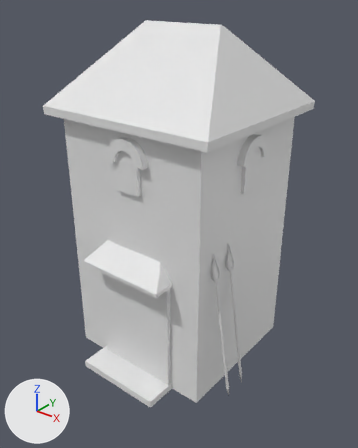
A saved change to the COLLADA model art/meshes/structural/kartlians/wood_tower.dae.
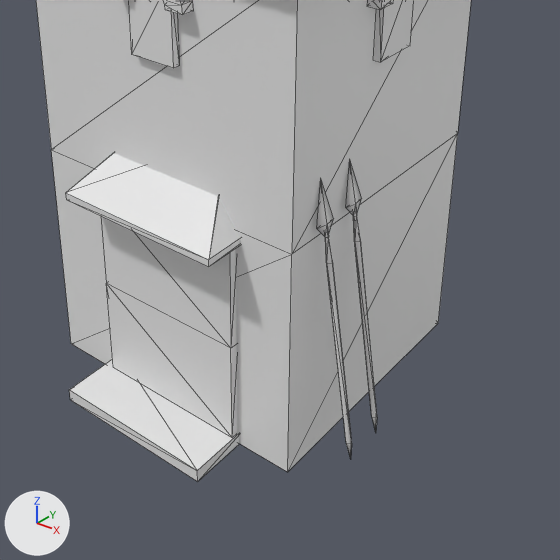
Each version is shown whole from a 50 mm camera at (11.05, -13.77, 14.04) aimed at (0.16, -0.15, 5.6), then close up on the part from 14% to 94% of the width and 36% to 100% of the height. The lights are fixed; the arrows at lower left show +X, +Y and +Z. The older version's two pictures come first. The close-ups show mesh edges as thin lines. Where no turn or scale is listed for an object, it has been applied to the vertices.

In view in the first close-up: 'wood_tower'.
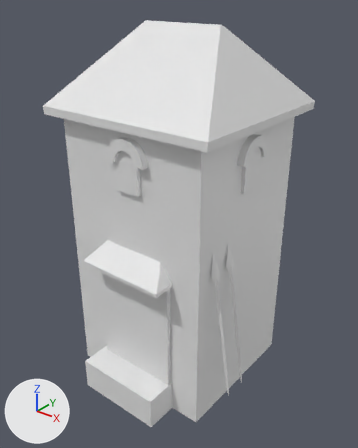
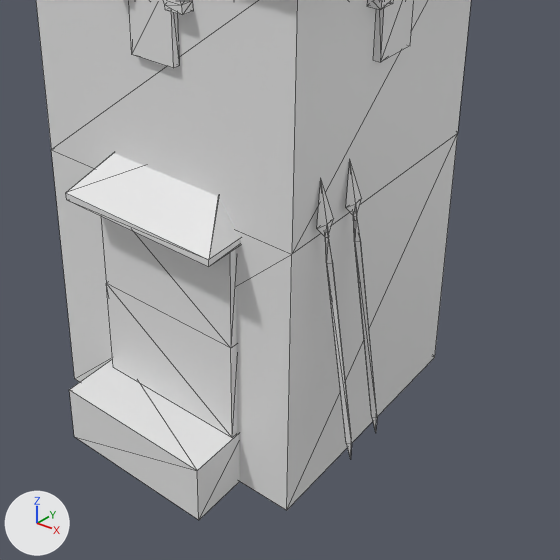
Where the newer file only moved an object's origin or applied its transform, the numbers keep the older frame.

What differs and where, as boxes (x1, y1, x2, y2) in the close-ups (560 x 560 px; the box of a moved part takes in the faces that stretch with it):
'wood_tower', reshaped: before (36, 0, 471, 482); after (36, 0, 471, 520)
part 1 of me_cubo_105, moved or reshaped: before (51, 133, 458, 482); after (51, 133, 458, 520)

The change, as a diff of the scene's bpy script:
```diff
--- a/art/meshes/structural/kartlians/wood_tower.dae.py
+++ b/art/meshes/structural/kartlians/wood_tower.dae.py
@@ me_cubo_105 @@
 # used by ob_wood_tower; location = (0.0, 0.0, 0.0)
 # before: 0 (-3.08, -2.65, 0.01) at pixel (71, 343), 2 (-3.08, 3.16, 0.01), 4 (2.98, -2.65, 0.01) at pixel (287, 472), 6 (2.98, 3.16, 0.01) at pixel (438, 323), 332 (-1.73, -3.88, 0.0) at pixel (70, 399)
 # before: 334 (-1.73, -2.42, 0.0), 336 (1.8, -3.88, 0.0) at pixel (197, 481), 338 (1.8, -2.42, 0.0)
-me_cubo_105.from_pydata(...)  # 432 vertices, 782 faces; spans x -4.01..3.92, y -3.88..3.67, z 0.0..12.85
+me_cubo_105.from_pydata(...)  # 432 vertices, 778 faces; spans x -4.01..3.92, y -3.88..3.67, z -1.0..12.85
+# me_cubo_105 part 1
+for i in [0, 2, 4, 6, 332, 334, 336, 338]: me_cubo_105.vertices[i].co += Vector((0.0, 0.0, -1.0))
 me_cubo_105.materials.append(mat_text_kartli)
```
